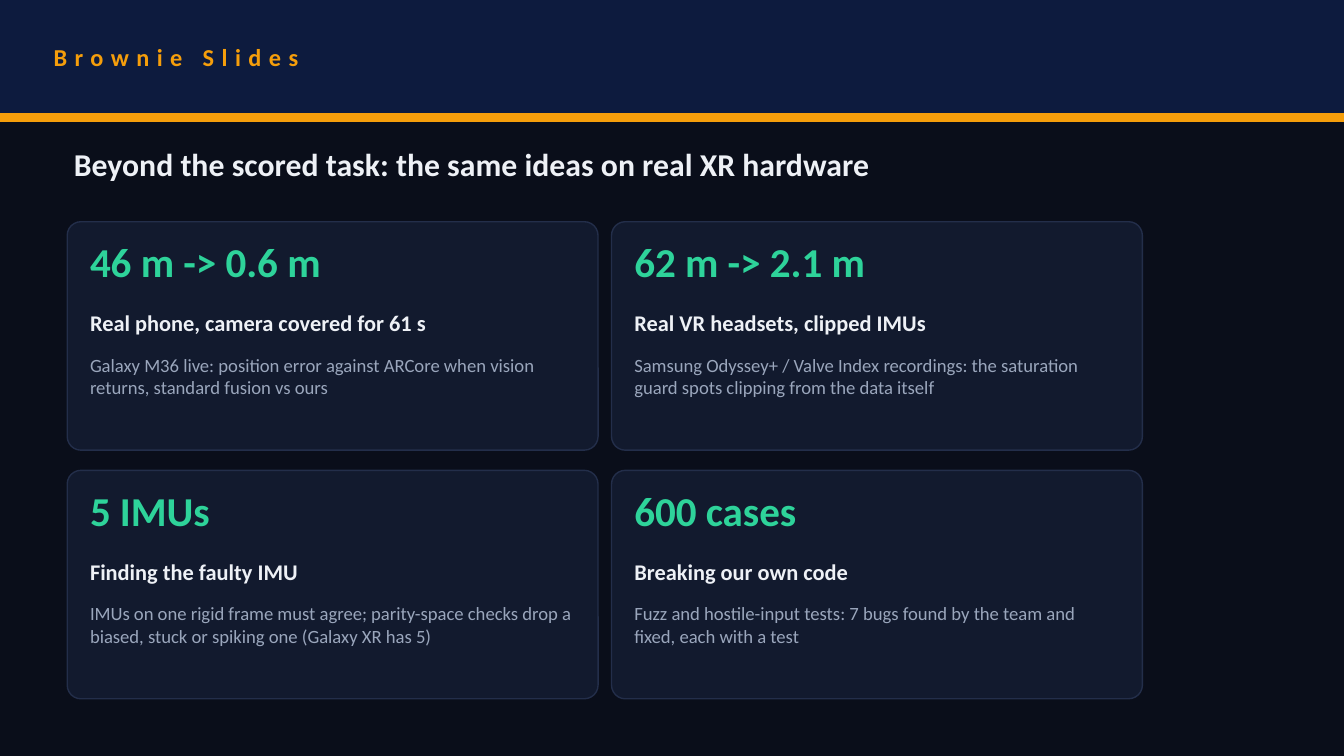
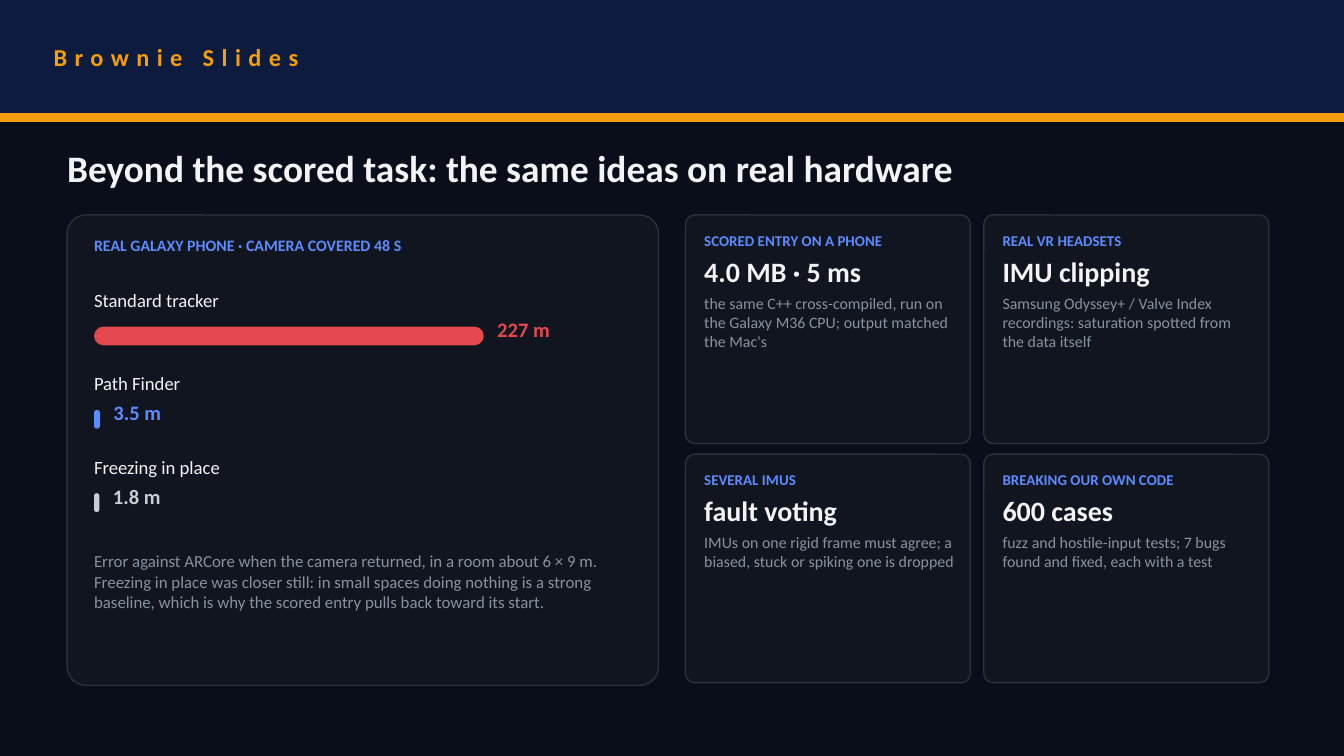
Before and after one commit to rehaanajani/pathfinder-xr, a slide deck: slide 8 of deck/SRMIST_CaliforniaBurrito.pptx. Drawn at 1344x756 pixels with LibreOffice and Linux fonts; fonts in the diff are those of the drawing. Boxes give left, top, right and bottom in pixels: in the first picture for what was removed or moved away, otherwise in the second. Text is boxed around its words. In the diff, an @@ line names an element or a change of style, - is before the commit and + after.

Commit message:
Redesigned the deck in black and white with real images: the localhost live demo, the terminal run, the damaged signal and the trajectory

```diff
--- a/deck/SRMIST_CaliforniaBurrito.pptx
+++ b/deck/SRMIST_CaliforniaBurrito.pptx
@@ text at (x1=67, y1=155, x2=953, y2=188): text changed; size 17 to 20 pt; text colour #EEF1F6 to #F2F3F5 @@
-Beyond the scored task: the same ideas on real XR hardware
+Beyond the scored task: the same ideas on real hardware
@@ rounded rectangle resized from (x1=67, y1=222, x2=598, y2=450) to (x1=67, y1=215, x2=659, y2=685) @@
@@ rounded rectangle at (x1=67, y1=215, x2=659, y2=685): fill #121A2E to #111520; outline #232E4A 0.75 pt to #2A303C 0.75 pt; proportions changed @@
@@ rounded rectangle removed at (x1=612, y1=222, x2=1142, y2=450) @@
@@ rounded rectangle at (x1=685, y1=215, x2=970, y2=444): fill #121A2E to #111520; outline #232E4A 0.75 pt to #2A303C 0.75 pt; proportions changed @@
@@ rounded rectangle resized from (x1=612, y1=470, x2=1142, y2=699) to (x1=685, y1=215, x2=970, y2=444) @@
@@ text added at (x1=704, y1=236, x2=948, y2=347), 8.5 pt, text #8A919E @@
+SCORED ENTRY ON A PHONE
+4.0 MB · 5 ms
+the same C++ cross-compiled, run on the Galaxy M36 CPU; output matched the Mac's
@@ rounded rectangle added at (x1=984, y1=215, x2=1269, y2=444), fill #111520, outline #2A303C 0.75 pt @@
@@ text at (x1=1003, y1=236, x2=1231, y2=347): text changed; size 10 to 8.5 pt; text colour #9AA6BC to #8A919E @@
-Samsung Odyssey+ / Valve Index recordings: the saturation guard spots clipping from the data itself
+REAL VR HEADSETS
+IMU clipping
+Samsung Odyssey+ / Valve Index recordings: saturation spotted from the data itself
@@ text removed at (x1=90, y1=249, x2=320, y2=278) @@
-46 m -> 0.6 m
@@ text at (x1=94, y1=240, x2=401, y2=251): text changed; size 12 to 8.5 pt; text colour #EEF1F6 to #5B8CFF @@
-Real phone, camera covered for 61 s
+REAL GALAXY PHONE · CAMERA COVERED 48 S
@@ text removed at (x1=634, y1=249, x2=865, y2=278) @@
-62 m -> 2.1 m
@@ text added at (x1=94, y1=294, x2=219, y2=307), 10 pt, text #F2F3F5 @@
+Standard tracker
@@ rounded rectangle added at (x1=94, y1=327, x2=484, y2=345), fill #E5484D @@
@@ text added at (x1=497, y1=323, x2=550, y2=337), 11 pt, text #E5484D, bold @@
+227 m
@@ text removed at (x1=634, y1=315, x2=926, y2=335) @@
-Real VR headsets, clipped IMUs
@@ text removed at (x1=90, y1=359, x2=534, y2=396) @@
-Galaxy M36 live: position error against ARCore when vision returns, standard fusion vs ours
@@ text added at (x1=94, y1=377, x2=180, y2=390), 10 pt, text #F2F3F5 @@
+Path Finder
@@ rounded rectangle added at (x1=94, y1=410, x2=99, y2=429), fill #5B8CFF @@
@@ text added at (x1=113, y1=406, x2=161, y2=420), 11 pt, text #5B8CFF, bold @@
+3.5 m
@@ rounded rectangle removed at (x1=67, y1=470, x2=598, y2=699) @@
@@ text added at (x1=94, y1=461, x2=220, y2=477), 10 pt, text #F2F3F5 @@
+Freezing in place
@@ rounded rectangle added at (x1=685, y1=454, x2=970, y2=683), fill #111520, outline #2A303C 0.75 pt @@
@@ text added at (x1=704, y1=475, x2=954, y2=570), 8.5 pt, text #8A919E @@
+SEVERAL IMUS
+fault voting
+IMUs on one rigid frame must agree; a biased, stuck or spiking one is dropped
@@ rounded rectangle added at (x1=984, y1=454, x2=1269, y2=683), fill #111520, outline #2A303C 0.75 pt @@
@@ text at (x1=1003, y1=475, x2=1225, y2=569): text changed; size 10 to 8.5 pt; text colour #9AA6BC to #8A919E @@
-Fuzz and hostile-input tests: 7 bugs found by the team and fixed, each with a test
+BREAKING OUR OWN CODE
+600 cases
+fuzz and hostile-input tests; 7 bugs found and fixed, each with a test
@@ text removed at (x1=90, y1=499, x2=210, y2=527) @@
-5 IMUs
@@ rounded rectangle added at (x1=94, y1=493, x2=99, y2=512), fill #C9CDD4 @@
@@ text added at (x1=113, y1=490, x2=161, y2=504), 11 pt, text #C9CDD4, bold @@
+1.8 m
@@ text removed at (x1=634, y1=498, x2=796, y2=527) @@
-600 cases
@@ text removed at (x1=90, y1=564, x2=298, y2=584) @@
-Finding the faulty IMU
@@ text at (x1=94, y1=555, x2=597, y2=611): text changed; size 10 to 9 pt; text colour #9AA6BC to #8A919E @@
-IMUs on one rigid frame must agree; parity-space checks drop a biased, stuck or spiking one (Galaxy XR has 5)
+Error against ARCore when the camera returned, in a room about 6 × 9 m. Freezing in place was closer still: in small spaces doing nothing is a strong baseline, which is why the scored entry pulls back toward its start.
@@ text removed at (x1=634, y1=564, x2=848, y2=584) @@
-Breaking our own code
```
Also in this commit, not shown: 8 other slides changed, 7 other files.
